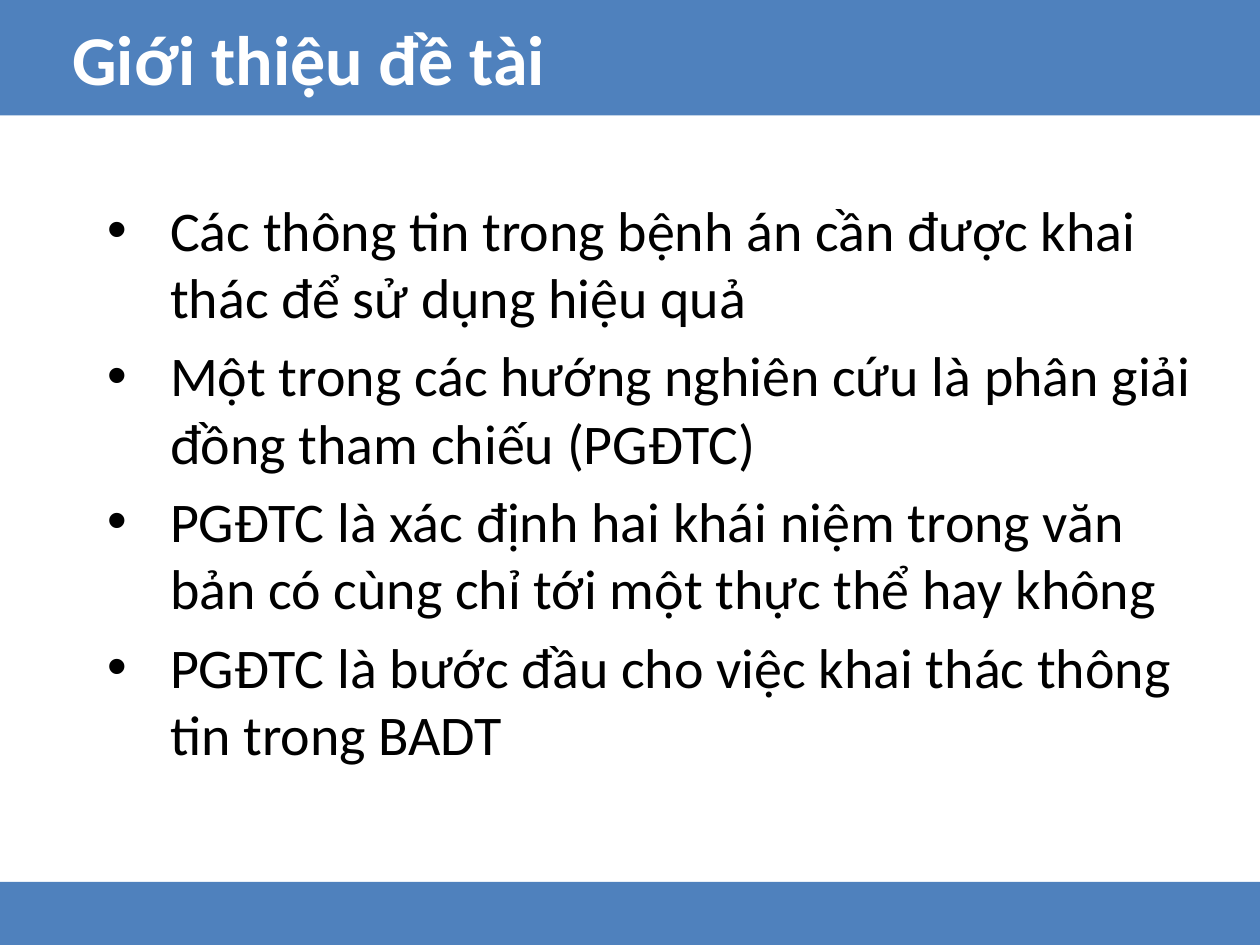
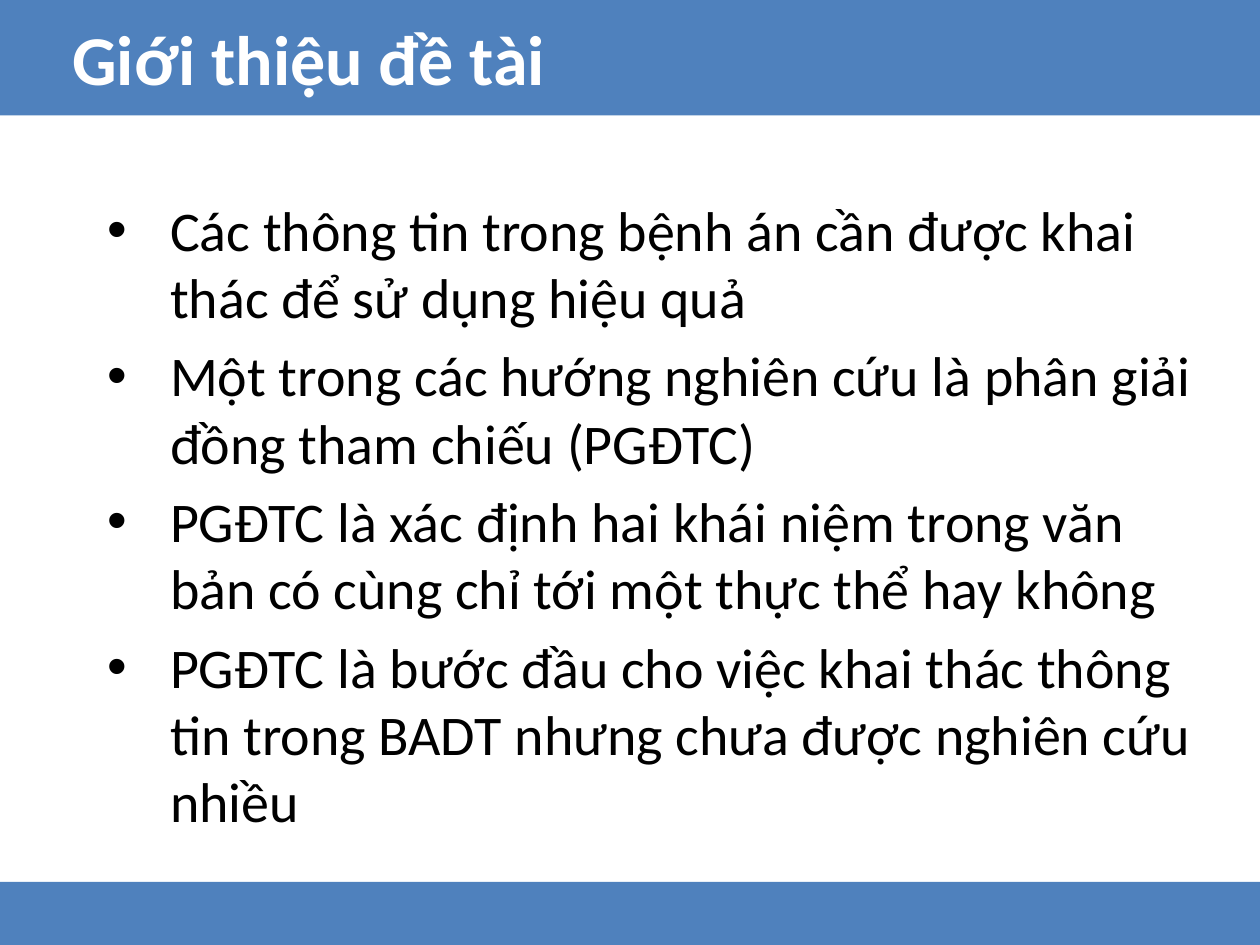
Before and after one commit to hungnd1475/graduate-thesis-hcmut-2015, a slide deck: slide 4 of reports/tttn/thay_tru_v2.pptx. Drawn at 1260x945 pixels with LibreOffice and Linux fonts; fonts in the diff are those of the drawing. Boxes give left, top, right and bottom in pixels: in the first picture for what was removed or moved away, otherwise in the second. Text is boxed around its words. In the diff, an @@ line names an element or a change of style, - is before the commit and + after.

```diff
--- a/reports/tttn/thay_tru_v2.pptx
+++ b/reports/tttn/thay_tru_v2.pptx
@@ text at [170,646,1190,823]: text changed @@
-• PGĐTC là bước đầu cho việc khai thác thông tin trong BADT
+• PGĐTC là bước đầu cho việc khai thác thông tin trong BADT nhưng chưa được nghiên cứu nhiều
```
Also in this commit, not shown: 4 other slides changed.
